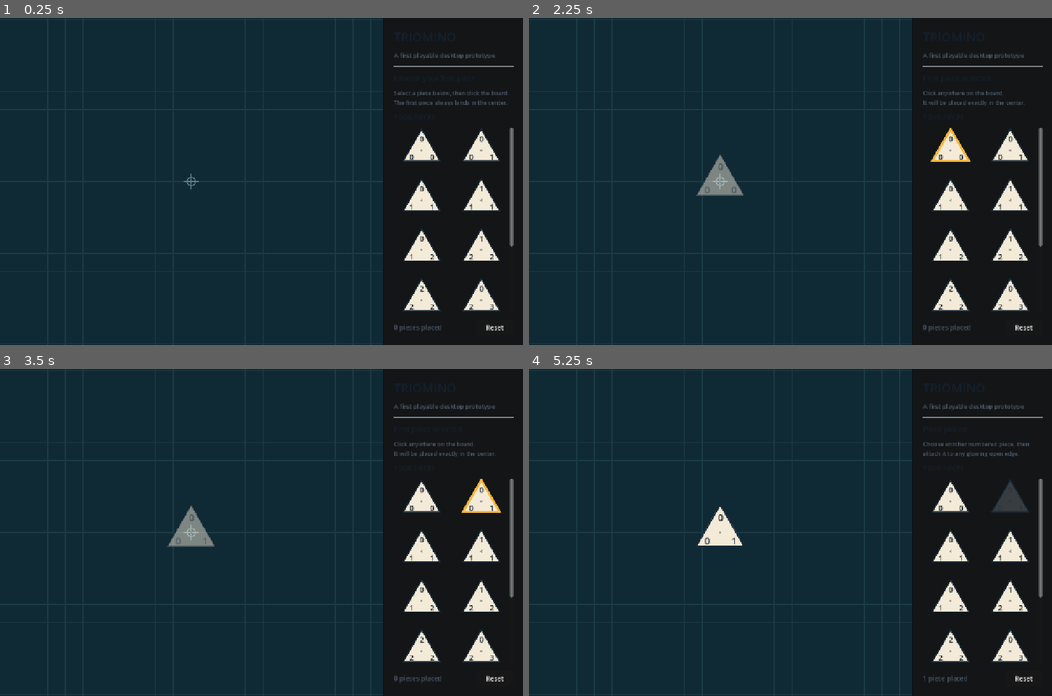
Above: before the commit, frames 1-4 (two rows, left to right).
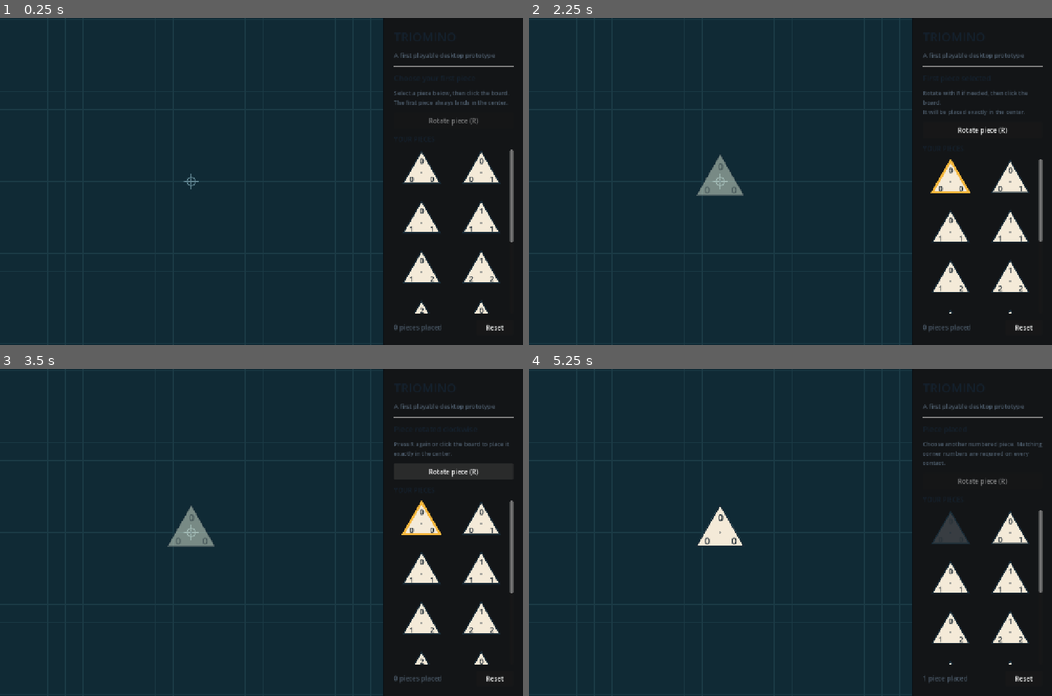
Above: after the commit, the same moments.

Repository: RicNorris/Triomino
Game: Godot game, scene res://scenes/main.tscn
The game is run twice, just before and just after one commit, with the same random seed, the same clock (stepped at 60 frames per second) and the same inputs.
Inputs (mouse positions are in pixels of both pictures, inside the frame that each line leads up to):
- Up to frame 1 (0.25 s): no input
- Up to frame 2 (2.25 s): click "Reset" at 0.5 s; move the mouse to (722, 181) at 1.27 s; tap R at 1.35, 2.1 s; click (722, 181) at 1.42 s; move the mouse to (952, 148) at 2.02 s; click (952, 148) at 2.17 s
- Up to frame 3 (3.5 s): click (455, 480) at 2.75 s, where only the run after the commit has a clickable "Rotate piece (R)"
- Up to frame 4 (5.25 s): click (984, 470) at 3.5 s, where only the run after the commit has a clickable "Rotate piece (R)"; click (984, 470) at 4.25 s, where only the run after the commit has a clickable "Rotate piece (R)"; move the mouse to (722, 532) at 5.02 s; tap R at 5.1 s; click (722, 532) at 5.17 s

The runs differ from the first frame. In frame 1, 4.9% of the frame differs, in the area x 77-99%, y 30-91%; in frame 2, 5.2%; in frame 3, 5.3%, in the area x 38-99%, y 22-91%; in frame 4, 4.9%.

Commit message:
Add piece rotation and placement matching rules

Diff:
--- a/scenes/main.tscn
+++ b/scenes/main.tscn
@@ -80,6 +80,16 @@
 text = "Select a piece below, then click the board.\nThe first piece always lands in the center."
 autowrap_mode = 2
 
+[node name="PieceControls" type="HBoxContainer" parent="Layout/Sidebar/Margin/Content"]
+layout_mode = 2
+
+[node name="RotateButton" type="Button" parent="Layout/Sidebar/Margin/Content/PieceControls"]
+custom_minimum_size = Vector2(0, 40)
+layout_mode = 2
+size_flags_horizontal = 3
+disabled = true
+text = "Rotate piece (R)"
+
 [node name="TrayLabel" type="Label" parent="Layout/Sidebar/Margin/Content"]
 layout_mode = 2
 theme_override_colors/font_color = Color(0.08, 0.13, 0.18, 1)
--- a/scripts/board.gd
+++ b/scripts/board.gd
@@ -3,16 +3,22 @@
 
 signal piece_committed(piece_id: int)
 signal placed_count_changed(count: int)
+signal placement_rejected(reason: String)
 
 const PieceScene := preload("res://scripts/triomino_piece.gd")
 const TILE_SIDE := 116.0
 const TILE_BOX := Vector2(138.0, 126.0)
 const SNAP_RADIUS := 72.0
+const TIP_MATCH_TOLERANCE := 3.0
 const EDGE_ROTATIONS: Array[float] = [60.0, 180.0, -60.0]
 const BOARD_COLOR := Color("#102a35")
 const GRID_COLOR := Color("#1b3b46")
 const CENTER_COLOR := Color("#5f8490")
 const OPEN_EDGE_COLOR := Color("#67b7c7")
+const LEGAL_EDGE_COLOR := Color("#63d3a0")
+const INVALID_EDGE_COLOR := Color("#a85c68")
+const LEGAL_GHOST_COLOR := Color("#e8f3dc")
+const INVALID_GHOST_COLOR := Color("#e69a9a")
 
 var selected_piece_id := -1
 var selected_numbers: Array[int] = []
@@ -62,7 +68,10 @@
 		_mouse_position = event.position
 		_update_candidate(_mouse_position)
 		if selected_piece_id >= 0 and not _hover_candidate.is_empty():
-			_place_selected_piece(_hover_candidate)
+			if _hover_candidate.is_legal:
+				_place_selected_piece(_hover_candidate)
+			else:
+				placement_rejected.emit("The touching corner numbers must match.")
 			accept_event()
 
 
@@ -99,7 +108,10 @@
 			if _position_is_free(candidate.center):
 				var start: Vector2 = vertices[edge_index]
 				var finish: Vector2 = vertices[(edge_index + 1) % 3]
-				draw_line(start.lerp(finish, 0.16), start.lerp(finish, 0.84), OPEN_EDGE_COLOR, 3.0, true)
+				var edge_color := OPEN_EDGE_COLOR
+				if selected_piece_id >= 0:
+					edge_color = LEGAL_EDGE_COLOR if _candidate_is_legal(candidate, selected_numbers) else INVALID_EDGE_COLOR
+				draw_line(start.lerp(finish, 0.16), start.lerp(finish, 0.84), edge_color, 3.0, true)
 
 
 func _update_candidate(mouse_position: Vector2) -> void:
@@ -109,7 +121,7 @@
 		return
 
 	if placed_pieces.is_empty():
-		_hover_candidate = {"center": size * 0.5, "rotation": 0.0}
+		_hover_candidate = {"center": size * 0.5, "rotation": 0.0, "is_legal": true}
 	else:
 		var best_distance := SNAP_RADIUS
 		for placed in placed_pieces:
@@ -120,6 +132,7 @@
 				var distance := mouse_position.distance_to(candidate.center)
 				if distance < best_distance:
 					best_distance = distance
+					candidate["is_legal"] = _candidate_is_legal(candidate, selected_numbers)
 					_hover_candidate = candidate
 	_update_ghost()
 	queue_redraw()
@@ -138,6 +151,26 @@
 	for placed in placed_pieces:
 		if candidate_center.distance_to(placed.center) < 5.0:
 			return false
+	return true
+
+
+func _candidate_is_legal(candidate: Dictionary, candidate_numbers: Array[int]) -> bool:
+	var candidate_vertices := TriominoPiece.get_triangle_vertices(
+		candidate.center,
+		TILE_SIDE,
+		candidate.rotation
+	)
+	for placed in placed_pieces:
+		var placed_vertices := TriominoPiece.get_triangle_vertices(
+			placed.center,
+			TILE_SIDE,
+			placed.rotation
+		)
+		for candidate_index in 3:
+			for placed_index in 3:
+				if candidate_vertices[candidate_index].distance_to(placed_vertices[placed_index]) <= TIP_MATCH_TOLERANCE:
+					if candidate_numbers[candidate_index] != placed.numbers[placed_index]:
+						return false
 	return true
 
 
@@ -182,7 +215,8 @@
 		return
 	_ghost.visible = true
 	_ghost.position = _hover_candidate.center - TILE_BOX * 0.5
-	_ghost.configure(selected_piece_id, selected_numbers, TILE_SIDE, _hover_candidate.rotation)
+	var ghost_color := LEGAL_GHOST_COLOR if _hover_candidate.is_legal else INVALID_GHOST_COLOR
+	_ghost.configure(selected_piece_id, selected_numbers, TILE_SIDE, _hover_candidate.rotation, ghost_color)
 	move_child(_ghost, get_child_count() - 1)
 
 
--- a/scripts/main.gd
+++ b/scripts/main.gd
@@ -14,6 +14,7 @@
 @onready var piece_tray: GridContainer = $Layout/Sidebar/Margin/Content/Scroll/PieceTray
 @onready var status_label: Label = $Layout/Sidebar/Margin/Content/Status
 @onready var instructions_label: Label = $Layout/Sidebar/Margin/Content/Instructions
+@onready var rotate_button: Button = $Layout/Sidebar/Margin/Content/PieceControls/RotateButton
 @onready var piece_count_label: Label = $Layout/Sidebar/Margin/Content/Footer/PieceCount
 @onready var reset_button: Button = $Layout/Sidebar/Margin/Content/Footer/ResetButton
 
@@ -25,6 +26,8 @@
 	_build_piece_tray()
 	board.piece_committed.connect(_on_piece_committed)
 	board.placed_count_changed.connect(_on_placed_count_changed)
+	board.placement_rejected.connect(_on_placement_rejected)
+	rotate_button.pressed.connect(_rotate_selected_piece)
 	reset_button.pressed.connect(_on_reset_pressed)
 
 
@@ -51,13 +54,14 @@
 	selected_tray_piece = piece
 	piece.set_selected(true)
 	board.select_piece(piece.piece_id, piece.numbers)
+	rotate_button.disabled = false
 
 	if board.placed_pieces.is_empty():
 		status_label.text = "First piece selected"
-		instructions_label.text = "Click anywhere on the board.\nIt will be placed exactly in the center."
+		instructions_label.text = "Rotate with R if needed, then click the board.\nIt will be placed exactly in the center."
 	else:
 		status_label.text = "Piece selected"
-		instructions_label.text = "Hover near a glowing open edge,\nthen click to attach the piece."
+		instructions_label.text = "Rotate with R. Green edges match;\nred edges are blocked."
 
 
 func _on_piece_committed(piece_id: int) -> void:
@@ -65,8 +69,32 @@
 	piece.set_selected(false)
 	piece.set_available(false)
 	selected_tray_piece = null
+	rotate_button.disabled = true
 	status_label.text = "Piece placed"
-	instructions_label.text = "Choose another numbered piece, then\nattach it to any glowing open edge."
+	instructions_label.text = "Choose another numbered piece. Matching\ncorner numbers are required on every contact."
+
+
+func _rotate_selected_piece() -> void:
+	if selected_tray_piece == null:
+		return
+	selected_tray_piece.rotate_numbers_clockwise()
+	board.select_piece(selected_tray_piece.piece_id, selected_tray_piece.numbers)
+	status_label.text = "Piece rotated clockwise"
+	if board.placed_pieces.is_empty():
+		instructions_label.text = "Press R again or click the board to place it\nexactly in the center."
+	else:
+		instructions_label.text = "Green edges match this rotation;\nred edges are blocked."
+
+
+func _unhandled_key_input(event: InputEvent) -> void:
+	if event is InputEventKey and event.pressed and not event.echo and event.keycode == KEY_R:
+		_rotate_selected_piece()
+		get_viewport().set_input_as_handled()
+
+
+func _on_placement_rejected(reason: String) -> void:
+	status_label.text = "Placement blocked"
+	instructions_label.text = reason + "\nRotate the piece or choose a green edge."
 
 
 func _on_placed_count_changed(count: int) -> void:
@@ -76,7 +104,10 @@
 func _on_reset_pressed() -> void:
 	board.reset_board()
 	selected_tray_piece = null
-	for piece: TriominoPiece in tray_pieces.values():
+	rotate_button.disabled = true
+	for piece_id in tray_pieces:
+		var piece: TriominoPiece = tray_pieces[piece_id]
+		piece.configure(piece_id, _typed_numbers(STARTING_PIECES[piece_id]), TRAY_TILE_SIDE)
 		piece.set_selected(false)
 		piece.set_available(true)
 	status_label.text = "Choose your first piece"
--- a/scripts/triomino_piece.gd
+++ b/scripts/triomino_piece.gd
@@ -51,6 +51,13 @@
 	is_available = value
 	mouse_filter = Control.MOUSE_FILTER_STOP if value and interactive else Control.MOUSE_FILTER_IGNORE
 	mouse_default_cursor_shape = Control.CURSOR_POINTING_HAND if value and interactive else Control.CURSOR_ARROW
+	queue_redraw()
+
+
+func rotate_numbers_clockwise() -> void:
+	if numbers.size() != 3:
+		return
+	numbers = [numbers[1], numbers[2], numbers[0]]
 	queue_redraw()
 
 
--- /dev/null
+++ b/tests/test_placement_rules.gd
@@ -0,0 +1,64 @@
+extends SceneTree
+
+var _failures := 0
+
+
+func _init() -> void:
+	var board := TriominoBoard.new()
+	var placed := {
+		"center": Vector2(300.0, 300.0),
+		"rotation": 0.0,
+		"numbers": [1, 2, 3]
+	}
+	board.placed_pieces.append(placed)
+
+	var matching_numbers: Array[Array] = [
+		[1, 4, 2],
+		[4, 3, 2],
+		[1, 3, 4]
+	]
+	var mismatched_corner_indices: Array[int] = [0, 1, 0]
+	for edge_index in 3:
+		var candidate := board._candidate_across_edge(placed, edge_index)
+		var legal := _typed_numbers(matching_numbers[edge_index])
+		_expect(board._candidate_is_legal(candidate, legal), "Edge %d should accept matching numbers" % edge_index)
+		var mismatch_index := mismatched_corner_indices[edge_index]
+		legal[mismatch_index] = 9 if legal[mismatch_index] != 9 else 8
+		_expect(not board._candidate_is_legal(candidate, legal), "Edge %d should reject a mismatch" % edge_index)
+
+	_test_single_tip_contact(board)
+	board.free()
+	if _failures == 0:
+		print("Placement rule smoke tests passed.")
+		quit()
+	else:
+		printerr("%d placement rule smoke test(s) failed." % _failures)
+		quit(1)
+
+
+func _test_single_tip_contact(board: TriominoBoard) -> void:
+	board.placed_pieces.clear()
+	var candidate := {"center": Vector2(500.0, 500.0), "rotation": 0.0}
+	var candidate_vertices := TriominoPiece.get_triangle_vertices(candidate.center, board.TILE_SIDE, candidate.rotation)
+	var placed_local_vertices := TriominoPiece.get_triangle_vertices(Vector2.ZERO, board.TILE_SIDE, 0.0)
+	var tip_piece := {
+		"center": candidate_vertices[0] - placed_local_vertices[1],
+		"rotation": 0.0,
+		"numbers": [7, 5, 8]
+	}
+	board.placed_pieces.append(tip_piece)
+	_expect(board._candidate_is_legal(candidate, [5, 1, 2]), "Equal touching tips should be legal")
+	_expect(not board._candidate_is_legal(candidate, [6, 1, 2]), "Unequal touching tips should be rejected")
+
+
+func _expect(condition: bool, message: String) -> void:
+	if not condition:
+		_failures += 1
+		printerr("FAIL: " + message)
+
+
+func _typed_numbers(source: Array) -> Array[int]:
+	var result: Array[int] = []
+	for value in source:
+		result.append(int(value))
+	return result
Not shown, added: tests/test_placement_rules.gd.uid
Not shown, changed: README.md
